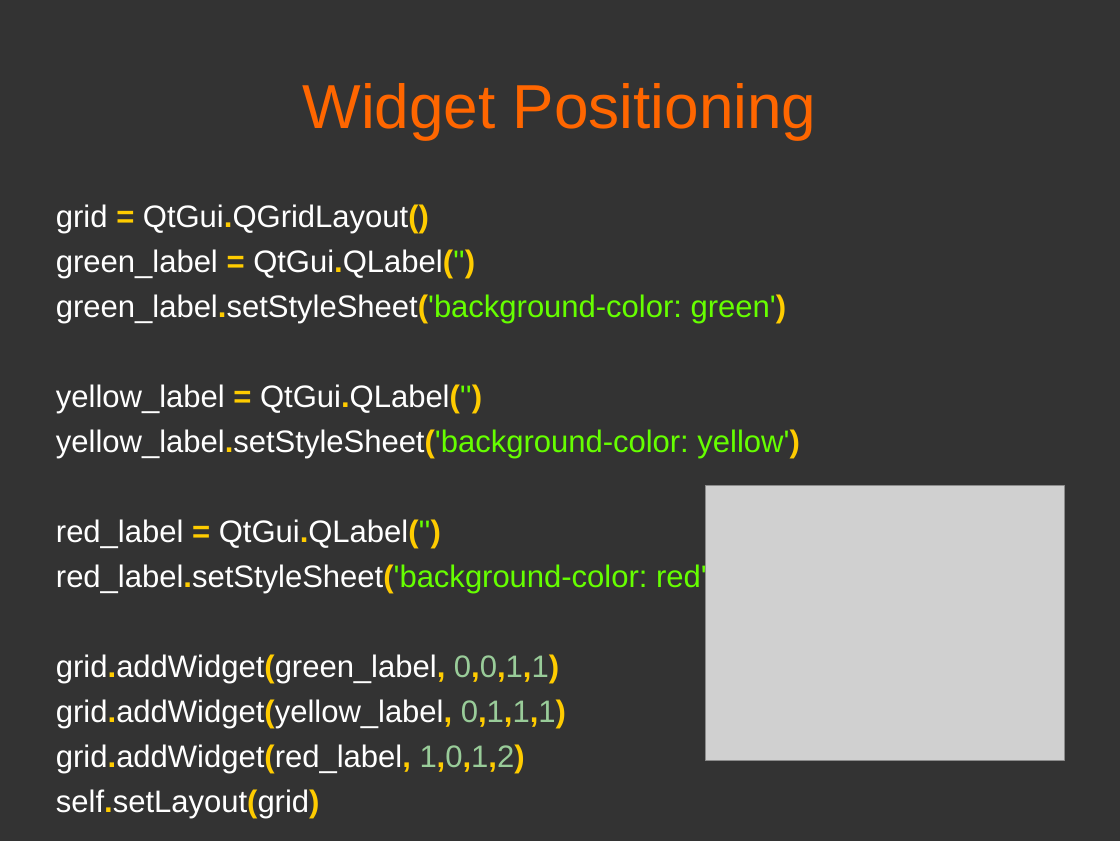
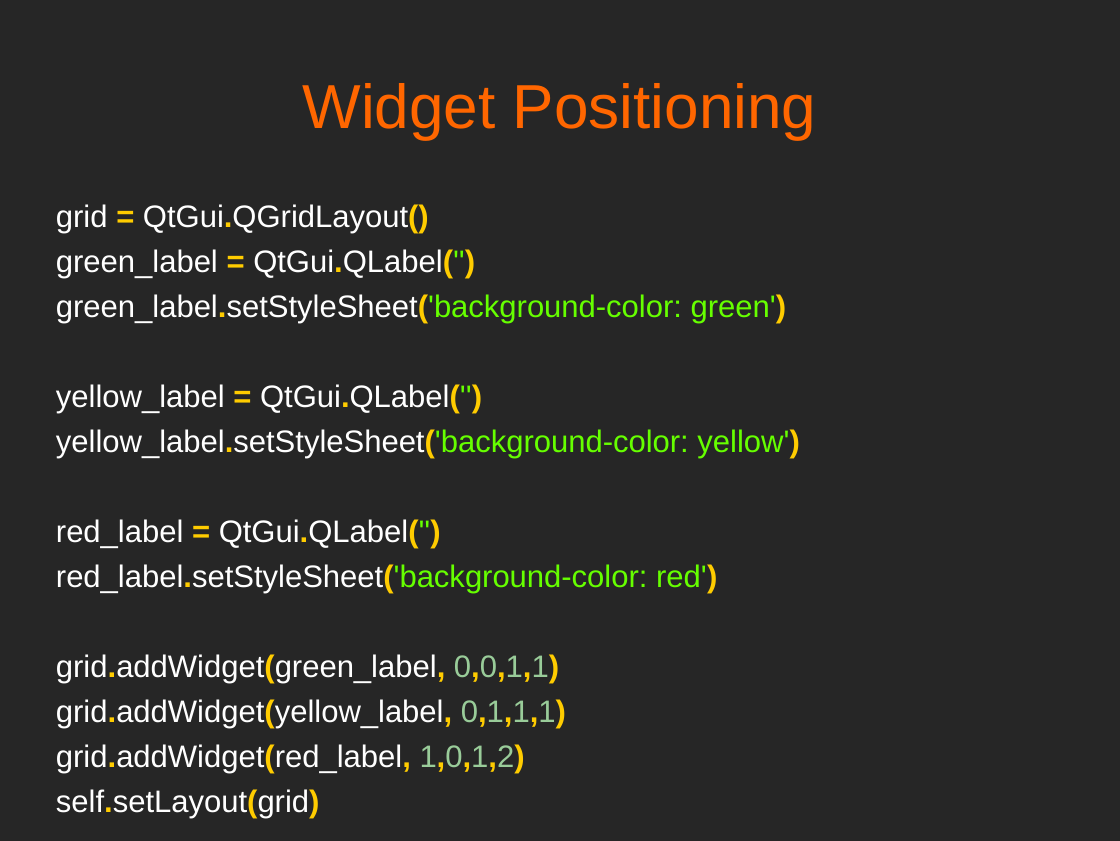
Before and after one commit to mfarhan12/qt-presentation, a slide deck: slide 7 of OPAG QT Presentation.odp (slide 6 before the commit). Drawn at 1120x841 pixels with LibreOffice and Linux fonts; fonts in the diff are those of the drawing; grey boxes stand for pictures. Boxes give left, top, right and bottom in pixels: in the first picture for what was removed or moved away, otherwise in the second. Text is boxed around its words. In the diff, an @@ line names an element or a change of style, - is before the commit and + after.

```diff
--- a/OPAG QT Presentation.odp
+++ b/OPAG QT Presentation.odp
@@ background #333333 to #262626 @@
@@ picture removed at [705, 485, 1064, 760] @@
```
Also in this commit, not shown: 5 other slides changed, 13 slides added, 5 other files.
